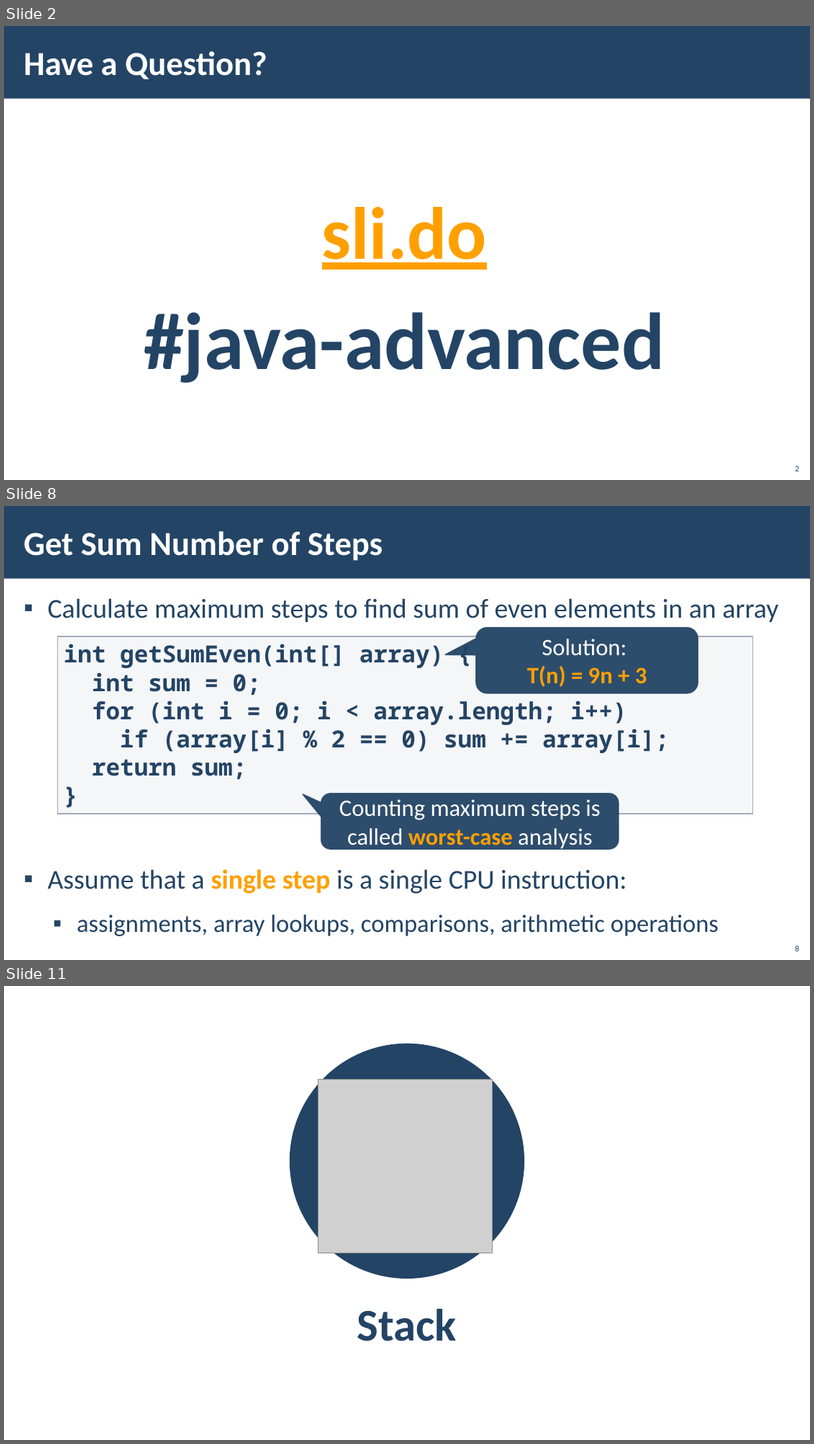
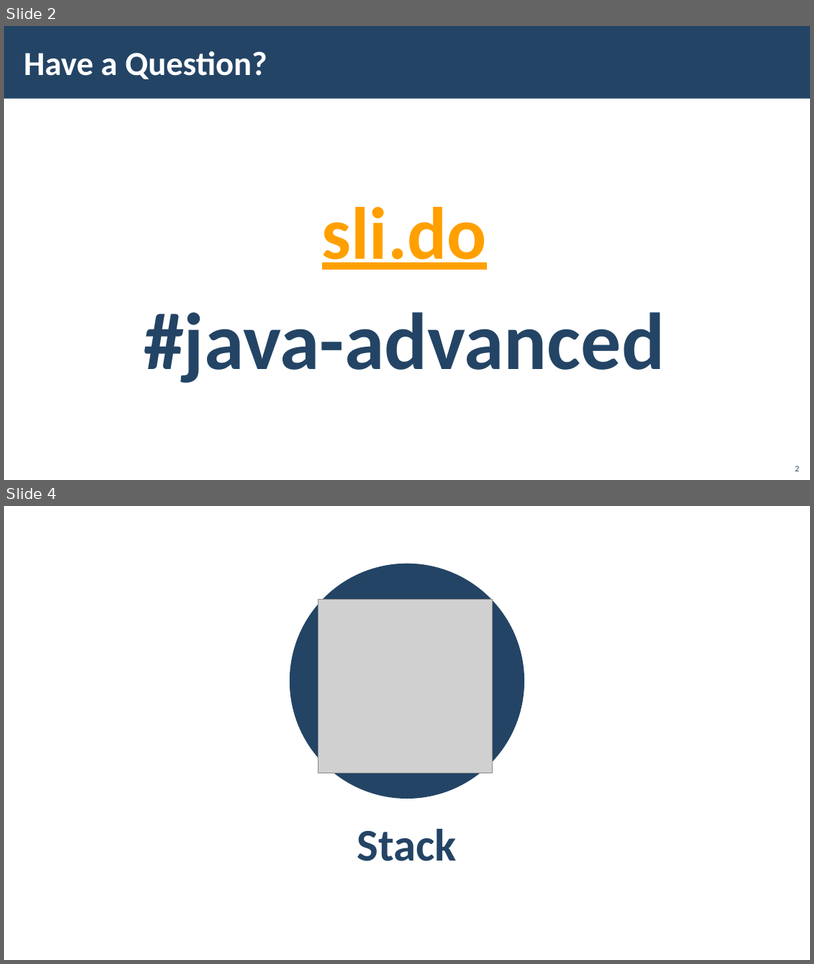
Before and after one commit to PetarPechev/Learning-Software-development, a slide deck: SoftUni/Java/Java Advanced/01. Stacks and Queues/01. Java-Advanced-Stacks-And-Queues.pptx. Shown one above the other, each under a label of ours: slides 2, 8 and 11 before the commit, slides 2 and 4 after it; the slides between them are not shown. The pictures are 814x1444 and 814x964 pixels, drawn with LibreOffice and Linux fonts; fonts in the diff are those of the drawing; grey boxes stand for pictures; background and template pictures are left out. Boxes give left, top, right and bottom in pixels: in the first picture for what was removed or moved away, otherwise in the second. Text is boxed around its words. In the diff, an @@ line names an element or a change of style, - is before the commit and + after.

```diff
--- a/SoftUni/Java/Java Advanced/01. Stacks and Queues/01. Java-Advanced-Stacks-And-Queues.pptx
+++ b/SoftUni/Java/Java Advanced/01. Stacks and Queues/01. Java-Advanced-Stacks-And-Queues.pptx
@@ slide 8 removed at bbox=[4, 506, 810, 960], background picture (left out); not listed: 1 template element that a slide beside it also shows @@
@@ title removed at bbox=[23, 531, 383, 561] @@
-Get Sum Number of Steps
@@ text removed at bbox=[48, 598, 779, 936] @@
-▪ Calculate maximum steps to find sum of even elements in an array
-▪ Assume that a single step is a single CPU instruction:
-  ▪ assignments, array lookups, comparisons, arithmetic operations
@@ rounded speech box removed at bbox=[476, 628, 699, 693] @@
-Solution:
-T(n) = 9n + 3
@@ rectangle removed at bbox=[58, 636, 754, 814] @@
-int getSumEven(int[] array) {
-int sum = 0;
-for (int i = 0; i < array.length; i++)
-if (array[i] % 2 == 0) sum += array[i];
-return sum;
-}
@@ rounded speech box removed at bbox=[322, 793, 619, 849] @@
-Counting maximum steps is called worst-case analysis
@@ page number removed at bbox=[795, 945, 800, 951] @@
-8
@@ what was slide 11 is now slide 4 @@
```
Also in this commit, not shown: 12 slides changed, 6 other slides removed, 4 other files.
